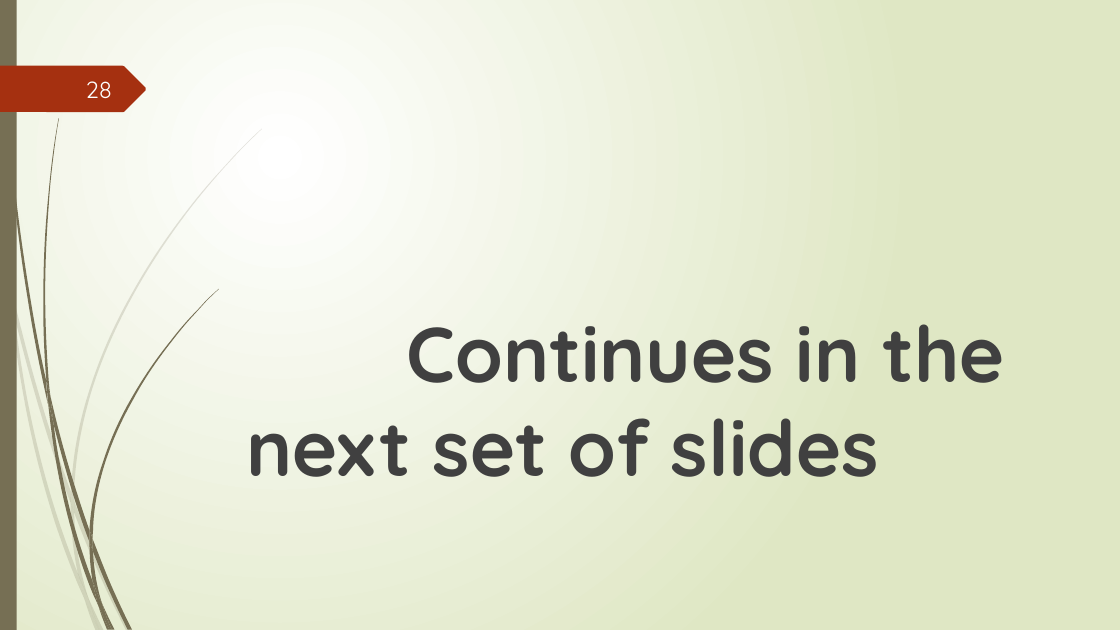
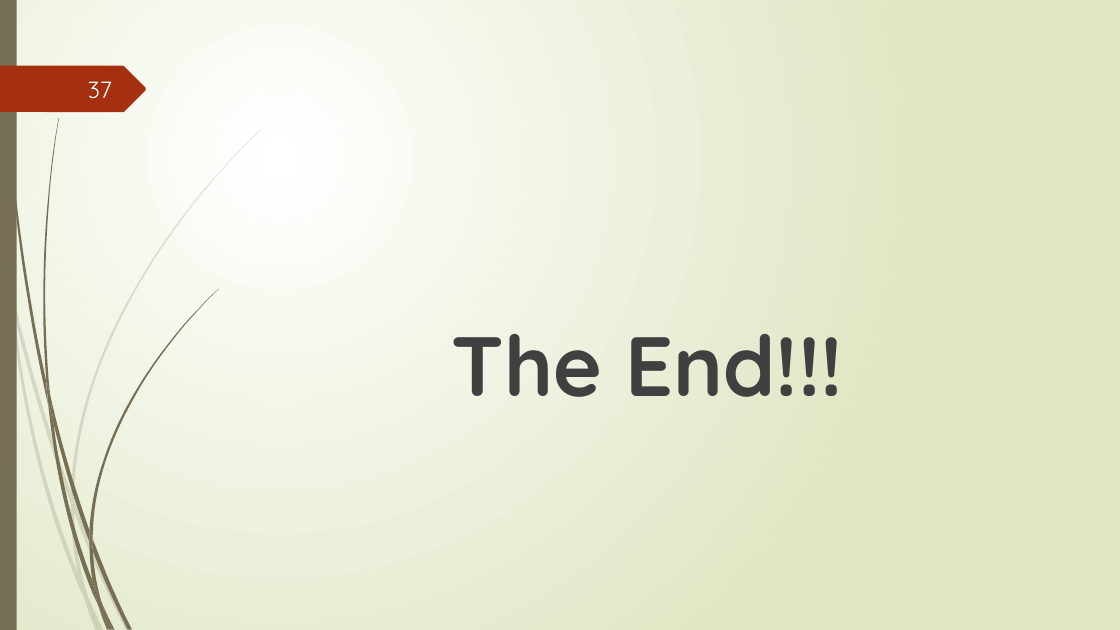
Before and after one commit to nqubekoh/IS622, a slide deck: slide 37 of 2. Operating Systems.pptx (slide 28 before the commit). Drawn at 1120x630 pixels with LibreOffice and Linux fonts; fonts in the diff are those of the drawing. Boxes give left, top, right and bottom in pixels: in the first picture for what was removed or moved away, otherwise in the second. Text is boxed around its words. In the diff, an @@ line names an element or a change of style, - is before the commit and + after.

```diff
--- a/2. Operating Systems.pptx
+++ b/2. Operating Systems.pptx
@@ page number at box(88, 81, 112, 99): text changed @@
-28
+37
@@ text at box(451, 334, 843, 397): text changed; size 66.6 to 72 pt @@
-Continues in the next set of slides
+The End!!!
```
Also in this commit, not shown: 9 slides added.
